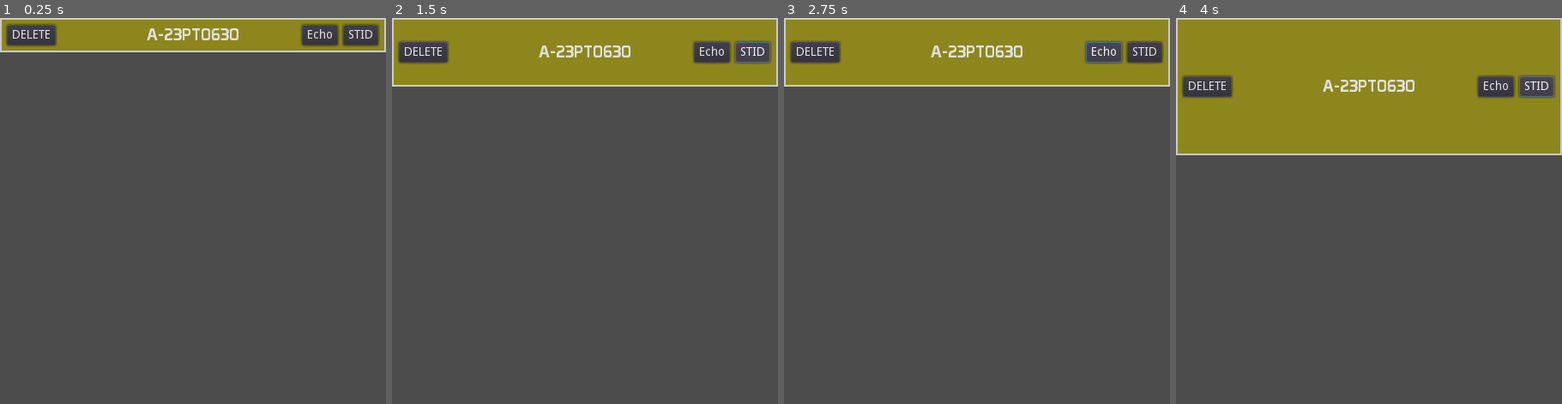
Above: before the commit, frames 1-4 (left to right).
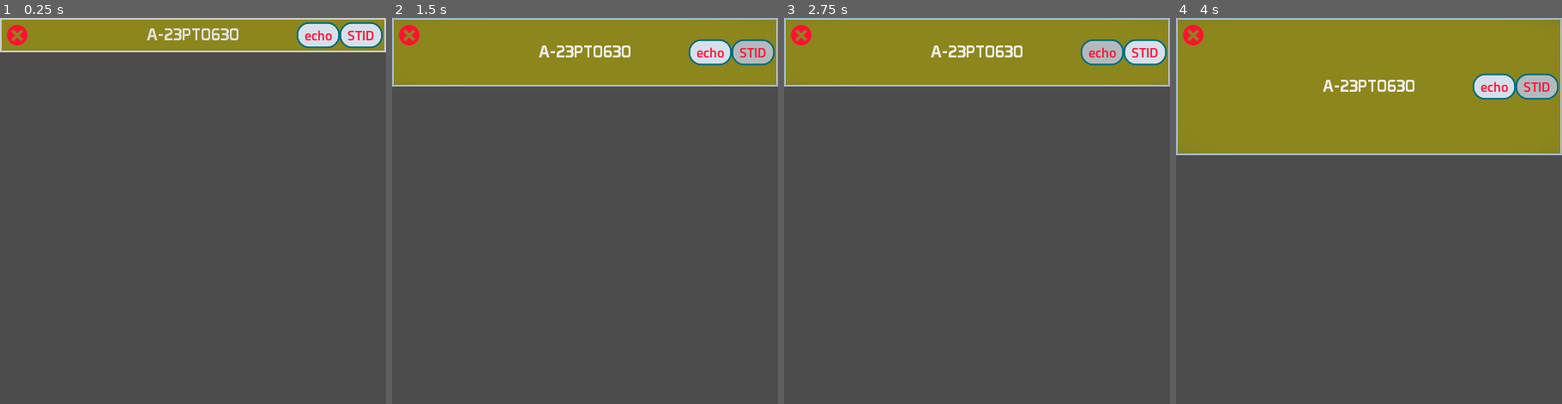
Above: after the commit, the same moments.

Repository: Keroflux/tagfinder
Game: Godot game, scene res://Tagbutton.tscn
Same seed, same stepped clock (60 frames per second), same inputs: the game is played once before the commit and once after it. This scene is started directly instead of the project's main scene.
Inputs:
- Up to frame 1 (0.25 s): no input
- Up to frame 2 (1.5 s): click "A-23PT0630" at 0.5 s; click "STID" at 1.25 s
- Up to frame 3 (2.75 s): click "Echo" (after the commit: "echo") at 2 s
- Up to frame 4 (4 s): click "A-23PT0630" at 2.75 s; click "STID" at 3.5 s

The runs differ from the first frame. In frame 1, 2.1% of the frame differs, in the area x 1-100%, y 0-8%; in frame 2, 2.8%; in frame 3, 2.8%; in frame 4, 2.9%, in the area x 0-100%, y 0-36%.
Error in both runs: Invalid get index '0' (on base: 'int'). (res://Script/Tagbutton.gd:12)

Commit message:
Lagt til icon og knapper

Diff:
--- /dev/null
+++ b/Button.tscn
@@ -0,0 +1,66 @@
+[gd_scene load_steps=6 format=2]
+
+[ext_resource path="res://TitilliumWeb-SemiBold.ttf" type="DynamicFontData" id=1]
+
+[sub_resource type="StyleBoxFlat" id=13]
+bg_color = Color( 0.705882, 0.733333, 0.752941, 1 )
+border_width_left = 2
+border_width_top = 2
+border_width_right = 2
+border_width_bottom = 2
+border_color = Color( 0, 0.435294, 0.47451, 1 )
+corner_radius_top_left = 14
+corner_radius_top_right = 14
+corner_radius_bottom_right = 14
+corner_radius_bottom_left = 14
+corner_detail = 16
+
+[sub_resource type="StyleBoxFlat" id=14]
+bg_color = Color( 0, 0.435294, 0.47451, 1 )
+border_width_left = 2
+border_width_top = 2
+border_width_right = 2
+border_width_bottom = 2
+border_color = Color( 0, 0.435294, 0.47451, 1 )
+corner_radius_top_left = 14
+corner_radius_top_right = 14
+corner_radius_bottom_right = 14
+corner_radius_bottom_left = 14
+corner_detail = 16
+
+[sub_resource type="StyleBoxFlat" id=12]
+bg_color = Color( 0.843137, 0.882353, 0.929412, 1 )
+border_width_left = 2
+border_width_top = 2
+border_width_right = 2
+border_width_bottom = 2
+border_color = Color( 0, 0.435294, 0.47451, 1 )
+corner_radius_top_left = 14
+corner_radius_top_right = 14
+corner_radius_bottom_right = 14
+corner_radius_bottom_left = 14
+corner_detail = 16
+
+[sub_resource type="DynamicFont" id=8]
+font_data = ExtResource( 1 )
+
+[node name="Reload" type="Button"]
+margin_left = 204.0
+margin_right = 325.0
+margin_bottom = 30.0
+rect_min_size = Vector2( 100, 20 )
+hint_tooltip = "Lagrer .txt fil med TAG i
+Documents"
+focus_mode = 0
+custom_styles/hover = SubResource( 13 )
+custom_styles/pressed = SubResource( 14 )
+custom_styles/normal = SubResource( 12 )
+custom_fonts/font = SubResource( 8 )
+custom_colors/font_color = Color( 0.239216, 0.239216, 0.239216, 1 )
+custom_colors/font_color_hover = Color( 0.239216, 0.239216, 0.239216, 1 )
+custom_colors/font_color_pressed = Color( 0.239216, 0.239216, 0.239216, 1 )
+enabled_focus_mode = 0
+text = "   Søke etter tag  "
+__meta__ = {
+"_edit_use_anchors_": false
+}
--- a/TagFinder.tscn
+++ b/TagFinder.tscn
@@ -1,8 +1,9 @@
-[gd_scene load_steps=18 format=2]
+[gd_scene load_steps=19 format=2]
 
 [ext_resource path="res://TitilliumWeb-SemiBold.ttf" type="DynamicFontData" id=1]
 [ext_resource path="res://TitilliumWeb-Regular.ttf" type="DynamicFontData" id=2]
 [ext_resource path="res://Script/TagFinder.gd" type="Script" id=3]
+[ext_resource path="res://Button.tscn" type="PackedScene" id=4]
 
 [sub_resource type="DynamicFont" id=1]
 size = 14
@@ -350,26 +351,7 @@
 "_edit_use_anchors_": false
 }
 
-[node name="Reload" type="Button" parent="MC/VBC/HBC"]
-margin_left = 204.0
-margin_right = 325.0
-margin_bottom = 30.0
-rect_min_size = Vector2( 100, 20 )
-hint_tooltip = "Lagrer .txt fil med TAG i
-Documents"
-focus_mode = 0
-custom_styles/hover = SubResource( 13 )
-custom_styles/pressed = SubResource( 14 )
-custom_styles/normal = SubResource( 12 )
-custom_fonts/font = SubResource( 8 )
-custom_colors/font_color = Color( 0.239216, 0.239216, 0.239216, 1 )
-custom_colors/font_color_hover = Color( 0.239216, 0.239216, 0.239216, 1 )
-custom_colors/font_color_pressed = Color( 0.239216, 0.239216, 0.239216, 1 )
-enabled_focus_mode = 0
-text = "   Søke etter tag  "
-__meta__ = {
-"_edit_use_anchors_": false
-}
+[node name="Reload" parent="MC/VBC/HBC" instance=ExtResource( 4 )]
 
 [node name="Version" type="Label" parent="."]
 anchor_top = 1.0
--- a/Tagbutton.tscn
+++ b/Tagbutton.tscn
@@ -1,7 +1,9 @@
-[gd_scene load_steps=6 format=2]
+[gd_scene load_steps=8 format=2]
 
 [ext_resource path="res://Prototype.ttf" type="DynamicFontData" id=1]
 [ext_resource path="res://Script/Tagbutton.gd" type="Script" id=2]
+[ext_resource path="res://Button.tscn" type="PackedScene" id=3]
+[ext_resource path="res://x-mark-3-24.png" type="Texture" id=4]
 
 [sub_resource type="StyleBoxFlat" id=1]
 bg_color = Color( 0.113725, 0.666667, 0.796078, 1 )
@@ -40,48 +42,49 @@
 "_edit_use_anchors_": false
 }
 
-[node name="Delete" type="Button" parent="."]
-anchor_top = 0.5
-anchor_bottom = 0.5
-margin_left = 8.0
-margin_top = -12.0
-margin_right = 65.0
-margin_bottom = 12.0
-text = "DELETE"
-__meta__ = {
-"_edit_use_anchors_": false
-}
-
-[node name="STID" type="Button" parent="."]
+[node name="STID" parent="." instance=ExtResource( 3 )]
 anchor_left = 1.0
 anchor_top = 0.5
 anchor_right = 1.0
 anchor_bottom = 0.5
-margin_left = -50.0001
-margin_top = -12.0
-margin_right = -9.00006
-margin_bottom = 12.0
-hint_tooltip = "Åpne tag i STID"
+margin_left = -54.0
+margin_top = -15.0
+margin_right = -3.99997
+margin_bottom = 15.0
+rect_min_size = Vector2( 50, 20 )
+hint_tooltip = "Åpner tag i STID"
+custom_colors/font_color = Color( 1, 0.0705882, 0.203922, 1 )
+custom_colors/font_color_hover = Color( 1, 0.0705882, 0.203922, 1 )
+custom_colors/font_color_pressed = Color( 1, 0.0705882, 0.203922, 1 )
 text = "STID"
-__meta__ = {
-"_edit_use_anchors_": false
-}
 
-[node name="Echo" type="Button" parent="."]
+[node name="Echo" parent="." instance=ExtResource( 3 )]
 anchor_left = 1.0
 anchor_top = 0.5
 anchor_right = 1.0
 anchor_bottom = 0.5
-margin_left = -98.0
-margin_top = -12.0
-margin_right = -56.0
-margin_bottom = 12.0
-hint_tooltip = "Åpne tag i Echo 3D modell"
-text = "Echo"
+margin_left = -104.0
+margin_top = -15.0
+margin_right = -54.0
+margin_bottom = 15.0
+rect_min_size = Vector2( 50, 20 )
+hint_tooltip = "Åpner tag i echo"
+custom_colors/font_color = Color( 1, 0.0705882, 0.203922, 1 )
+custom_colors/font_color_hover = Color( 1, 0.0705882, 0.203922, 1 )
+custom_colors/font_color_pressed = Color( 1, 0.0705882, 0.203922, 1 )
+text = "echo"
+
+[node name="Delete" type="TextureButton" parent="."]
+margin_right = 40.0
+margin_bottom = 40.0
+hint_tooltip = "Slett tag"
+texture_normal = ExtResource( 4 )
+expand = true
+stretch_mode = 3
 __meta__ = {
 "_edit_use_anchors_": false
 }
 [connection signal="pressed" from="Button" to="." method="_on_Button_pressed"]
-[connection signal="pressed" from="Delete" to="." method="_on_Delete_pressed"]
 [connection signal="pressed" from="STID" to="." method="_on_STID_pressed"]
 [connection signal="pressed" from="Echo" to="." method="_on_Echo_pressed"]
+[connection signal="pressed" from="Delete" to="." method="_on_Delete_pressed"]
--- a/project.godot
+++ b/project.godot
@@ -17,8 +17,8 @@
 
 config/name="TagFinder"
 run/main_scene="res://TagFinder.tscn"
-boot_splash/image="res://GdTTaIrf.png"
-config/icon="res://icon.png"
+boot_splash/image="res://eggplant-512.png"
+config/icon="res://eggplant-24 .png"
 
 [display]
 
Binary file added: eggplant-24 .png
Not shown, added: eggplant-24 .png.import
Binary file added: eggplant-24.ico
Binary file added: eggplant-512.png
Not shown, added: eggplant-512.png.import
Binary file added: eggplant-multi-size.ico
Not shown, changed: export_presets.cfg
Binary file added: x-mark-3-24.png
Not shown, added: x-mark-3-24.png.import
